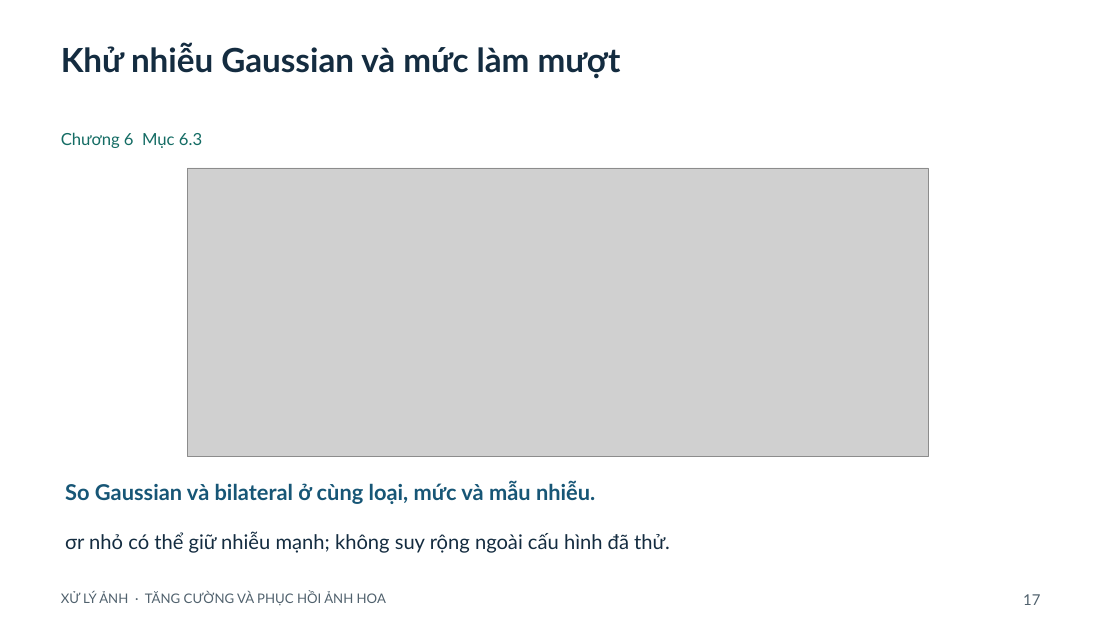
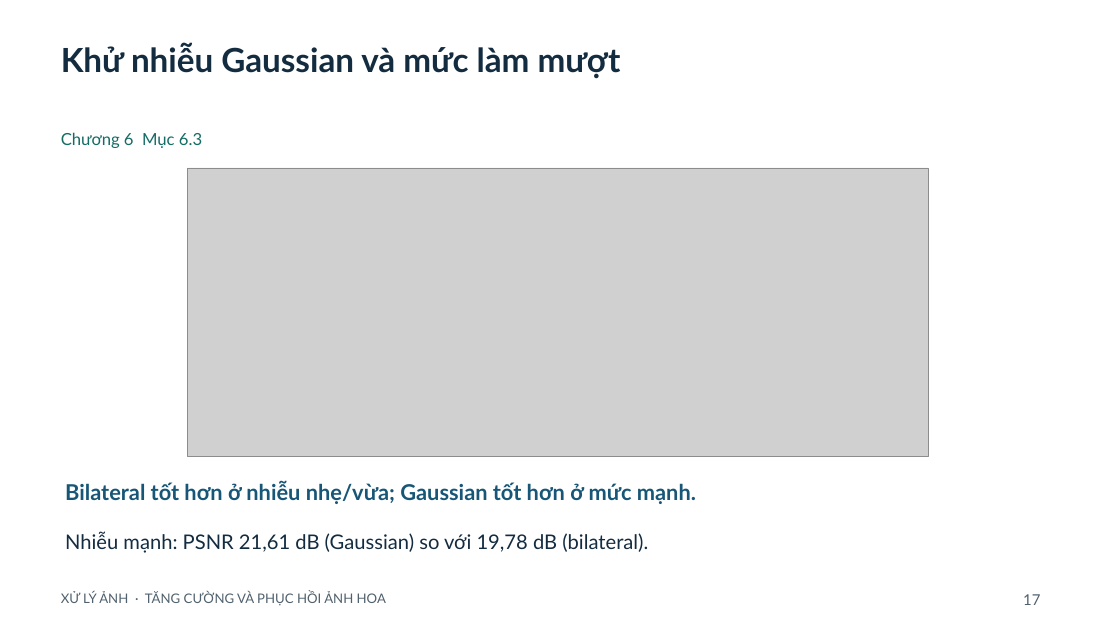
Before and after one commit to ngtd-2609/flower-image-restoration-cnn, a slide deck: slide 17 of docs/SLIDES_REVISED.pptx. Drawn at 1120x630 pixels with LibreOffice and Linux fonts; fonts in the diff are those of the drawing; grey boxes stand for pictures. Boxes give left, top, right and bottom in pixels: in the first picture for what was removed or moved away, otherwise in the second. Text is boxed around its words. In the diff, an @@ line names an element or a change of style, - is before the commit and + after.

```diff
--- a/docs/SLIDES_REVISED.pptx
+++ b/docs/SLIDES_REVISED.pptx
@@ text at bbox=[65, 481, 696, 504]: text changed @@
-So Gaussian và bilateral ở cùng loại, mức và mẫu nhiễu.
+Bilateral tốt hơn ở nhiễu nhẹ/vừa; Gaussian tốt hơn ở mức mạnh.
@@ text at bbox=[65, 531, 648, 553]: text changed @@
-σr nhỏ có thể giữ nhiễu mạnh; không suy rộng ngoài cấu hình đã thử.
+Nhiễu mạnh: PSNR 21,61 dB (Gaussian) so với 19,78 dB (bilateral).
```
Also in this commit, not shown: 18 other slides changed, 4 other files.
